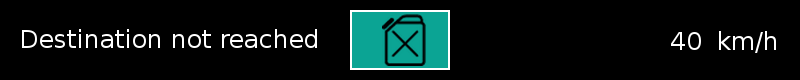
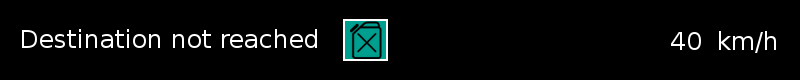
Two versions of the same layered image (800 x 80). Layer-by-layer changes:
painted on "select-search-for-refill-image" over (350, 14, 426, 66)
renamed "Copie de select-search-for-refill-ibackground" to "Presse-papiers #5", painted on it over (343, 12, 448, 68)
removed layer "select-search-for-refill-ibackground" from group "select-search-for-refill-in-top" over (350, 10, 450, 70)
